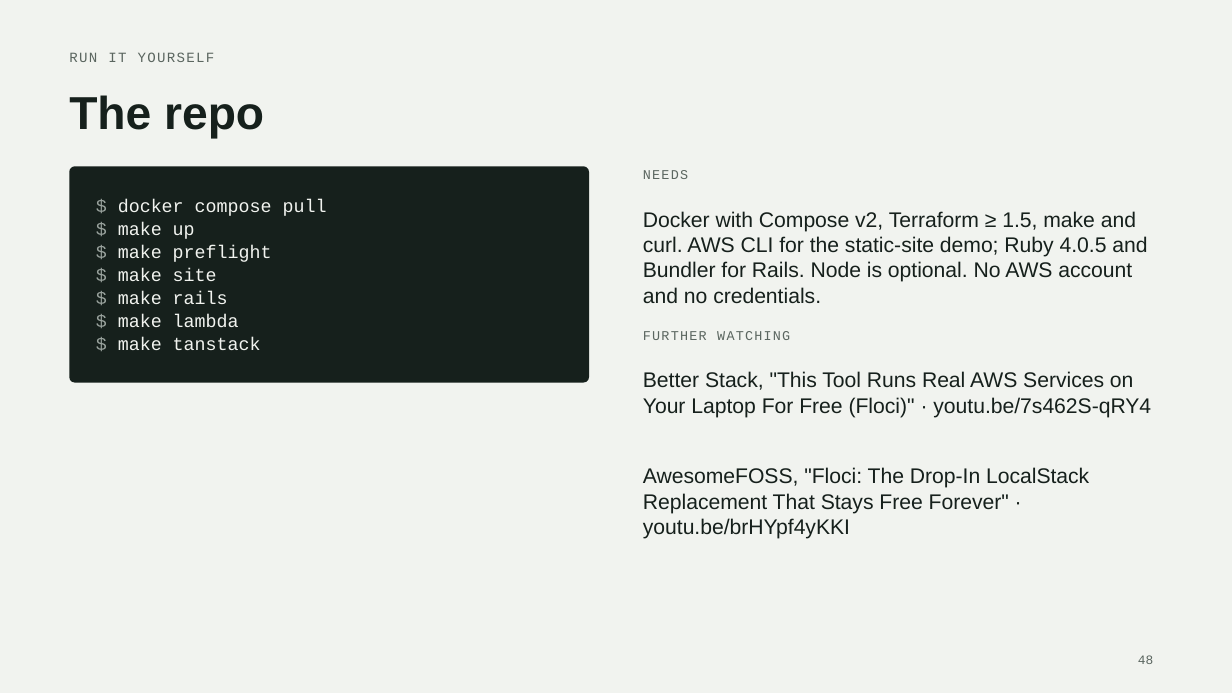
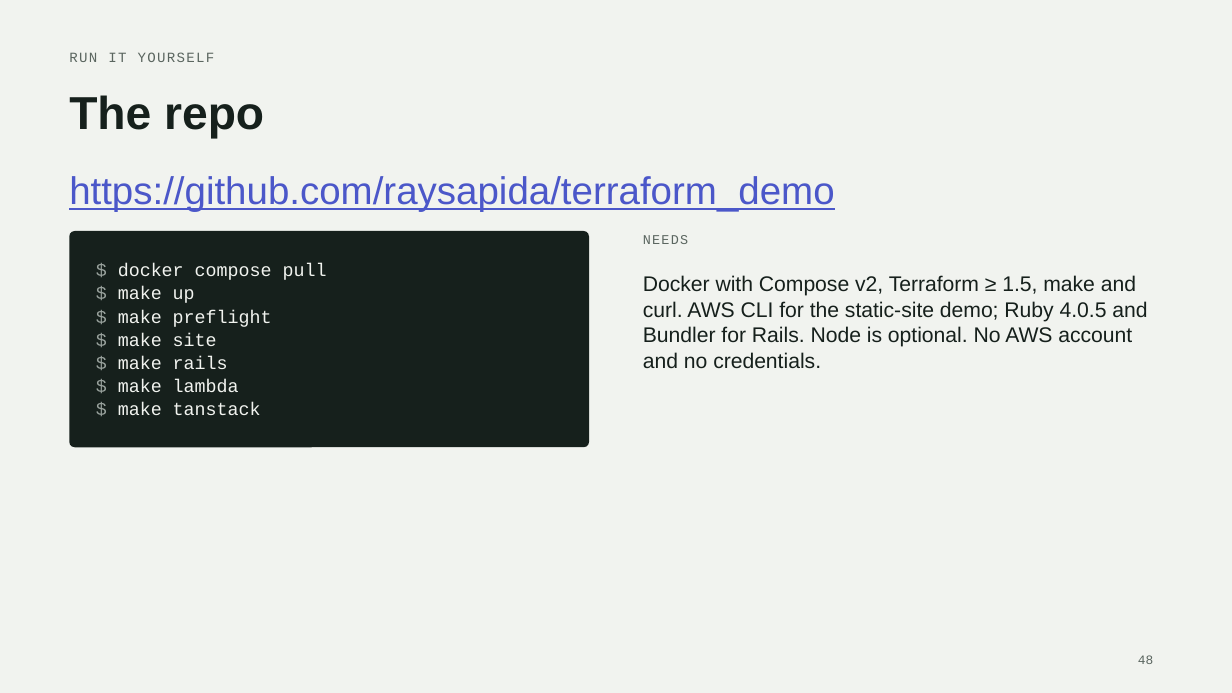
Before and after one commit to raysapida/terraform_demo, a slide deck: slide 48 of docs/slides.pptx. Drawn at 1232x693 pixels with LibreOffice and Linux fonts; fonts in the diff are those of the drawing. Boxes give left, top, right and bottom in pixels: in the first picture for what was removed or moved away, otherwise in the second. Text is boxed around its words. In the diff, an @@ line names an element or a change of style, - is before the commit and + after.

```diff
--- a/docs/slides.pptx
+++ b/docs/slides.pptx
@@ text added at [69, 176, 834, 212], 30 pt, text #4B57C9, underline @@
+https://github.com/raysapida/terraform_demo
@@ 2 texts, 1 rounded rectangle: place and size @@
-2 texts, 1 rounded rectangle at [69, 166, 1147, 383]
+2 texts, 1 rounded rectangle at [69, 231, 1147, 447]
@@ text removed at [643, 331, 790, 340] @@
-FURTHER WATCHING
@@ text removed at [643, 371, 1151, 418] @@
-Better Stack, "This Tool Runs Real AWS Services on Your Laptop For Free (Floci)" · youtu.be/7s462S-qRY4
@@ text removed at [643, 467, 1089, 539] @@
-AwesomeFOSS, "Floci: The Drop-In LocalStack Replacement That Stays Free Forever" · youtu.be/brHYpf4yKKI
```
Also in this commit, not shown: 1 slide added, 1 slide removed, 7 other files.
